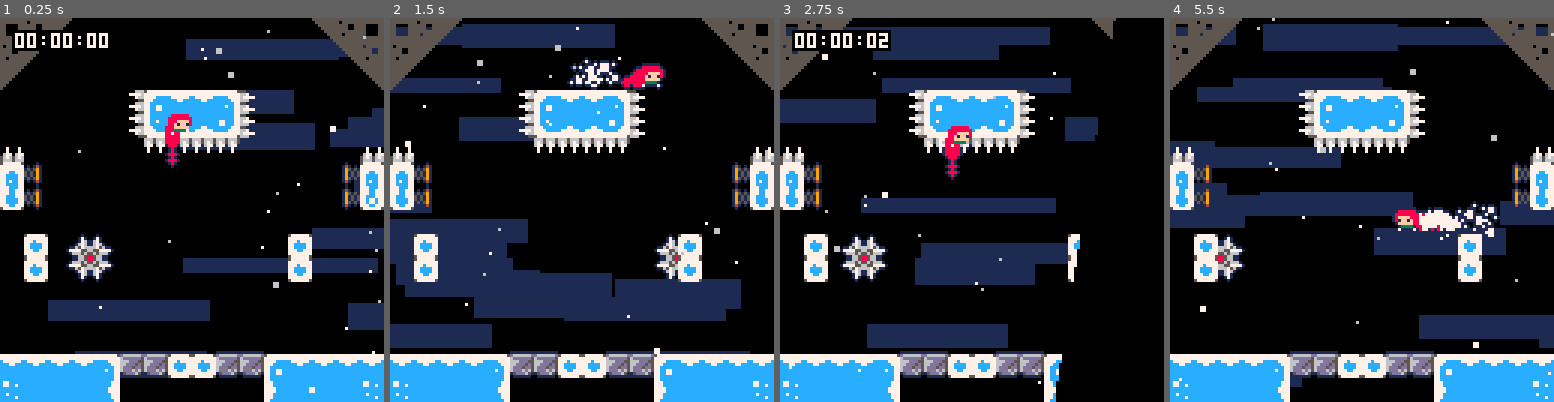
Above: before the commit, frames 1-4 (left to right).
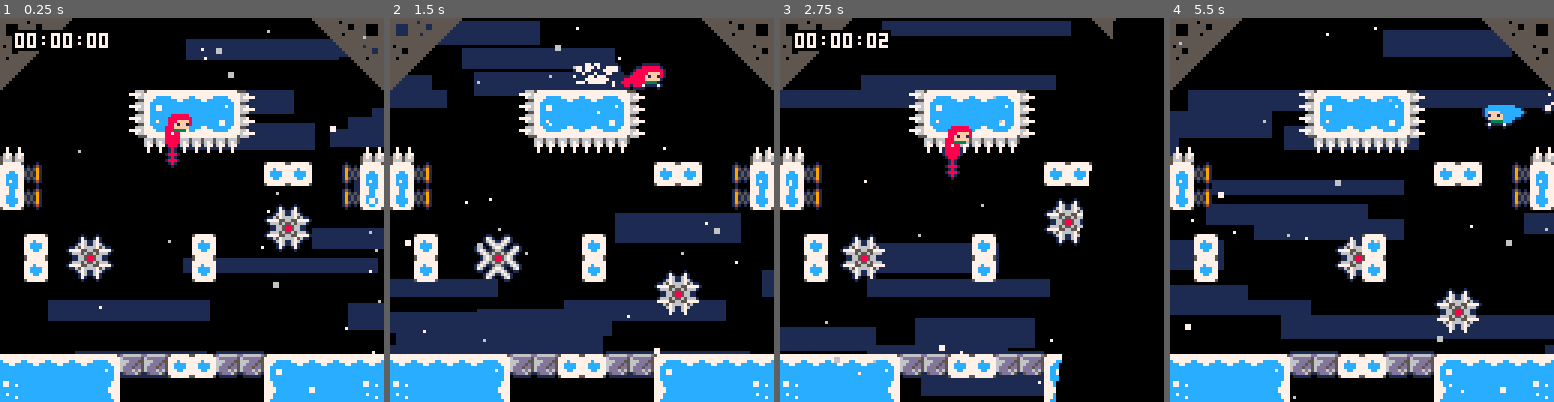
Above: after the commit, the same moments.

Repository: CelesteClassic/newleste.p8
Game: PICO-8 cartridge temple.p8
Two runs of this game, one before a commit and one after it. Both use one fixed random seed, a clock stepped at 60 frames per second and the inputs below.
Inputs:
- Up to frame 1 (0.25 s): no input
- Up to frame 2 (1.5 s): tap X (X key) at 0.33, 1.07 s; tap O (Z key) at 0.7 s
- Up to frame 3 (2.75 s): hold Right 1.6-2.1 s; tap O (Z key) at 1.7, 2.1, 2.5 s; tap X (X key) at 1.85 s; hold Up 2.15-2.42 s; hold Right from 2.47 s (still down)
- Up to frame 4 (5.5 s): tap O (Z key) every 0.4 s from 2.9 to 5.3 s; tap X (X key) at 2.97, 4.08, 5.2 s; release Right at 3.03 s; hold Left 3.08-3.58 s; hold Down 3.63-3.97 s; hold Right 4.02-4.68 s; hold Up 4.73-5.03 s; hold Left from 5.08 s (still down)

The runs differ from the first frame. In frame 1, 3.1% of the frame differs, in the area x 50-82%, y 37-69%; in frame 2, 26%; in frame 3, 20%; in frame 4, 32%, in the area x 0-100%, y 0-100%.

Commit message:
added support for vertical spinners in spinner class (and renamed appropriately)

Diff:
--- a/temple.p8
+++ b/temple.p8
@@ -782,25 +782,29 @@
 }
 
 
-spinner_h={
+spinner={
   layer=0,
   init=function(this)
     this.hitbox=rectangle(2,2,12,12)
-    local r=this.x
-    while r<lvl_pw and not fget(tile_at(r\8,this.y\8),0) do
+    local axis=this.spr==112 and "x" or "y"
+    this.axis=axis
+    local r=this[axis]
+    while axis=="x" and r<lvl_pw and not fget(tile_at(r\8,this.y\8),0) or
+          axis=="y" and r<lvl_ph and not fget(tile_at(this.x\8,r\8),0) do
       r+=8
     end
-    this.x-=4
-    this.l=this.x
+    this[axis]-=4
+    this.l=this[axis]
     this.r=r-12
   end,
   update=function(this)
-    if this.x>=this.r then
+    local axis=this.axis
+    if this[axis]>=this.r then
       this.dir=-1
-    elseif this.x<=this.l then
+    elseif this[axis]<=this.l then
       this.dir=1
     end
-    this.spd.x=appr(this.spd.x,2*this.dir,0.4)
+    this.spd[axis]=appr(this.spd[axis],2*this.dir,0.4)
     local hit=this.player_here()
     if hit then
       kill_player(hit)
@@ -808,7 +812,7 @@
   end,
   draw=function(this)
     for i=0,3 do
-      spr(abs(2*this.x-this.l-this.r)<8 and 113 or 112,this.x+(i%2)*8,this.y+i\2*8,1,1,i%2!=0,i>1)
+      spr(abs(2*this[this.axis]-this.l-this.r)<10 and 113 or 112,this.x+(i%2)*8,this.y+i\2*8,1,1,i%2!=0,i>1)
     end
   end
 }
@@ -830,7 +834,8 @@
   [23]=fall_floor,
   [64]=key,
   [80]=keydoor,
-  [112]=spinner_h
+  [112]=spinner,
+  [113]=spinner
 }
 
 -- [object functions]
@@ -1615,11 +1620,11 @@
 0000000000132122222312000000000000000000000000000000000000000000000000000000000000000000000000000000000000000000000000000000000000000000000000000000000000000000000000000000000000000000000000000000000000000000000000000000000000000000000000000000000000000000
 0000000000133132323312000000000000000000000000000000000000000000000000000000000000000000000000000000000000000000000000000000000000000000000000000000000000000000000000000000000000000000000000000000000000000000000000000000000000000000000000000000000000000000
 1000000000001111111100000000001000000000000000000000000000000000000000000000000000000000000000000000000000000000000000000000000000000000000000000000000000000000000000000000000000000000000000000000000000000000000000000000000000000000000000000000000000000000
-2708000000000000000000000000082700000000000000000000000000000000000000000000000000000000000000000000000000000000000000000000000000000000000000000000000000000000000000000000000000000000000000000000000000000000000000000000000000000000000000000000000000000000
-3708000000000000000000000000083700000000000000000000000000000000000000000000000000000000000000000000000000000000000000000000000000000000000000000000000000000000000000000000000000000000000000000000000000000000000000000000000000000000000000000000000000000000
+2708000000000000000000202000082700000000000000000000000000000000000000000000000000000000000000000000000000000000000000000000000000000000000000000000000000000000000000000000000000000000000000000000000000000000000000000000000000000000000000000000000000000000
+3708000000000000000000710000083700000000000000000000000000000000000000000000000000000000000000000000000000000000000000000000000000000000000000000000000000000000000000000000000000000000000000000000000000000000000000000000000000000000000000000000000000000000
 0000000000000000000000000000000000000000000000000000000000000000000000000000000000000000000000000000000000000000000000000000000000000000000000000000000000000000000000000000000000000000000000000000000000000000000000000000000000000000000000000000000000000000
-0020700000000000000000002000000000000000000000000000000000000000000000000000000000000000000000000000000000000000000000000000000000000000000000000000000000000000000000000000000000000000000000000000000000000000000000000000000000000000000000000000000000000000
-00200000000000000000000020000000000000000a0000000000000000000000000000000000000000000000000000000000000000000000000000000000000000000000000000000000000000000000000000000000000000000000000000000000000000000000000000000000000000000000000000000000000000000000
+0020700000000000200000000000000000000000000000000000000000000000000000000000000000000000000000000000000000000000000000000000000000000000000000000000000000000000000000000000000000000000000000000000000000000000000000000000000000000000000000000000000000000000
+00200000000000002000000000000000000000000a0000000000000000000000000000000000000000000000000000000000000000000000000000000000000000000000000000000000000000000000000000000000000000000000000000000000000000000000000000000000000000000000000000000000000000000000
 0000000000000000000000000000000000000000000000000000000000000000000000000000000000000000000000000000000000000000000000000000000000000000000000000000000000000000000000000000000000000000000000000000000000000000000000000000000000000000000000000000000000000000
 0000000000000000000000000000000000000000000000000000000000000000000000000000000000000000000000000000000000000000000000000000000000000000000000000000000000000000000000000000000000000000000000000000000000000000000000000000000000000000000000000000000000000000
 0000000000000000000000000000000001000000000000000000000000000000000000000000000000000000000000000000000000000000000000000000000000000000000000000000000000000000000000000000000000000000000000000000000000000000000000000000000000000000000000000000000000000000
